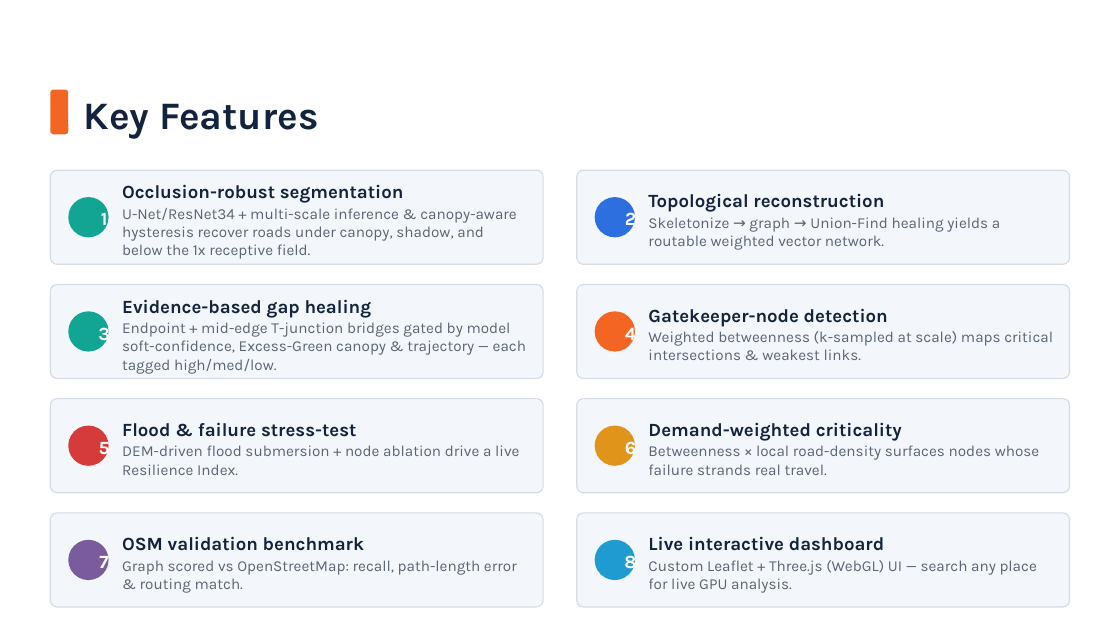
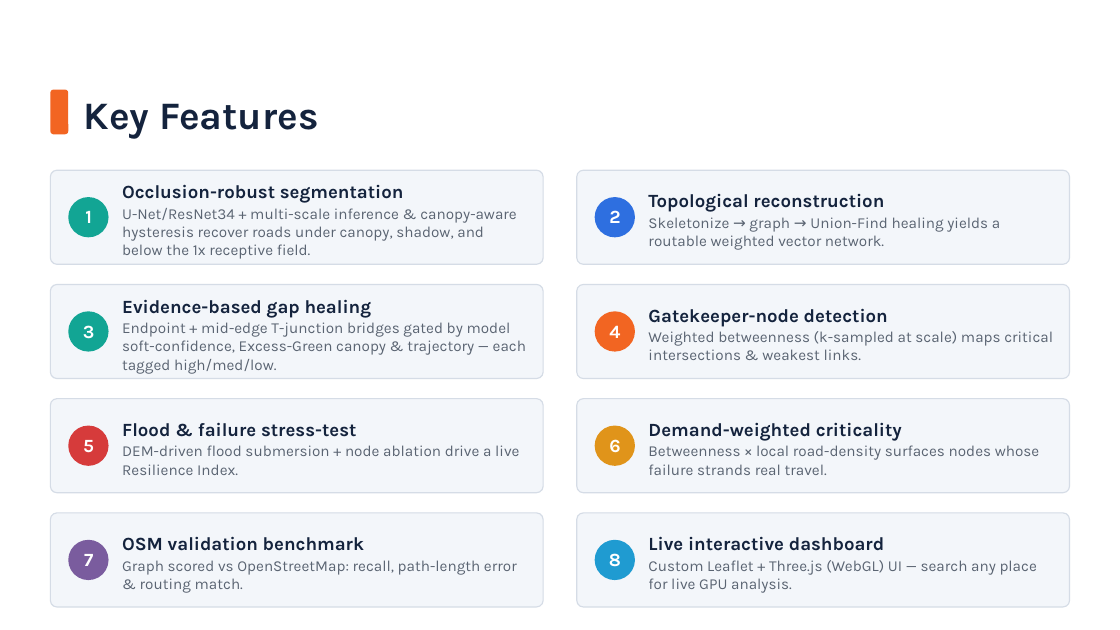
Before and after one commit to Viswas-R-Bhat/route-resilience, a slide deck: slide 4 of Escape_the_Matrix_ISRO_BAH_2026_PS4_Idea_Submission.pptx. Drawn at 1120x630 pixels with LibreOffice and Linux fonts; fonts in the diff are those of the drawing; background and template pictures are left out. Boxes give left, top, right and bottom in pixels: in the first picture for what was removed or moved away, otherwise in the second. Text is boxed around its words. In the diff, an @@ line names an element or a change of style, - is before the commit and + after.

```diff
--- a/Escape_the_Matrix_ISRO_BAH_2026_PS4_Idea_Submission.pptx
+++ b/Escape_the_Matrix_ISRO_BAH_2026_PS4_Idea_Submission.pptx
@@ text "3" rewrapped from box(98, 323, 110, 345) to box(83, 325, 95, 339) @@
@@ text "4" rewrapped from box(625, 323, 636, 345) to box(609, 325, 620, 338) @@
@@ 6 texts: place and size @@
-6 texts at box(99, 209, 636, 573)
+6 texts at box(83, 210, 621, 567)
```
Also in this commit, not shown: 5 other slides changed, 20 other files.
